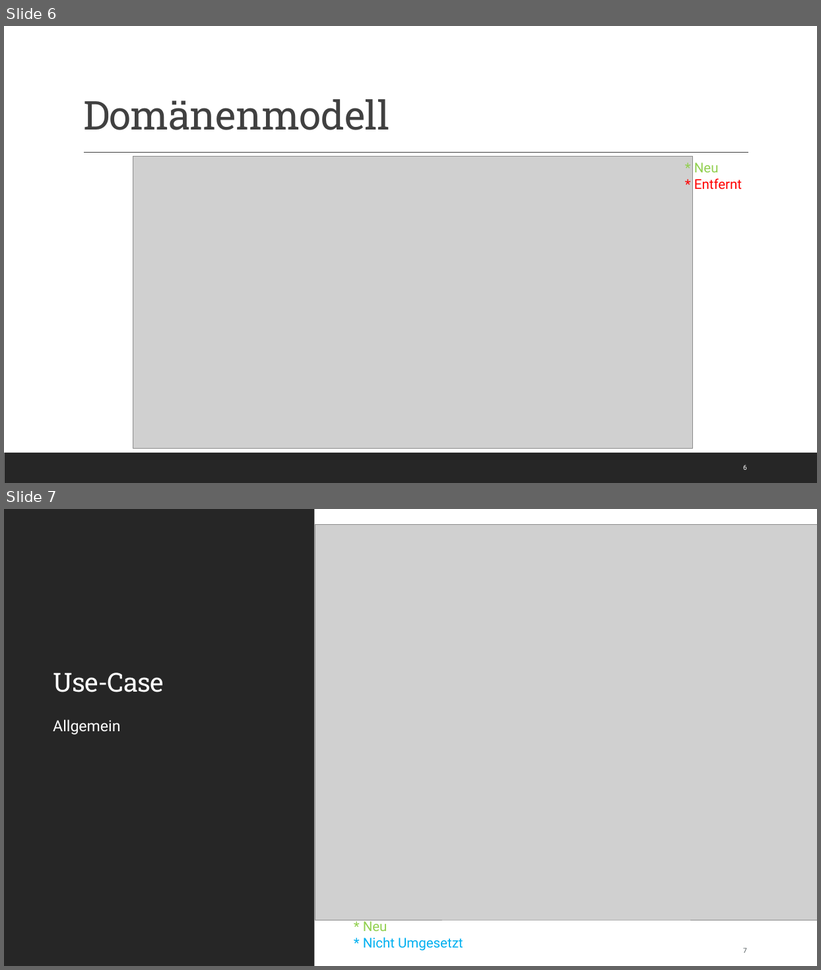
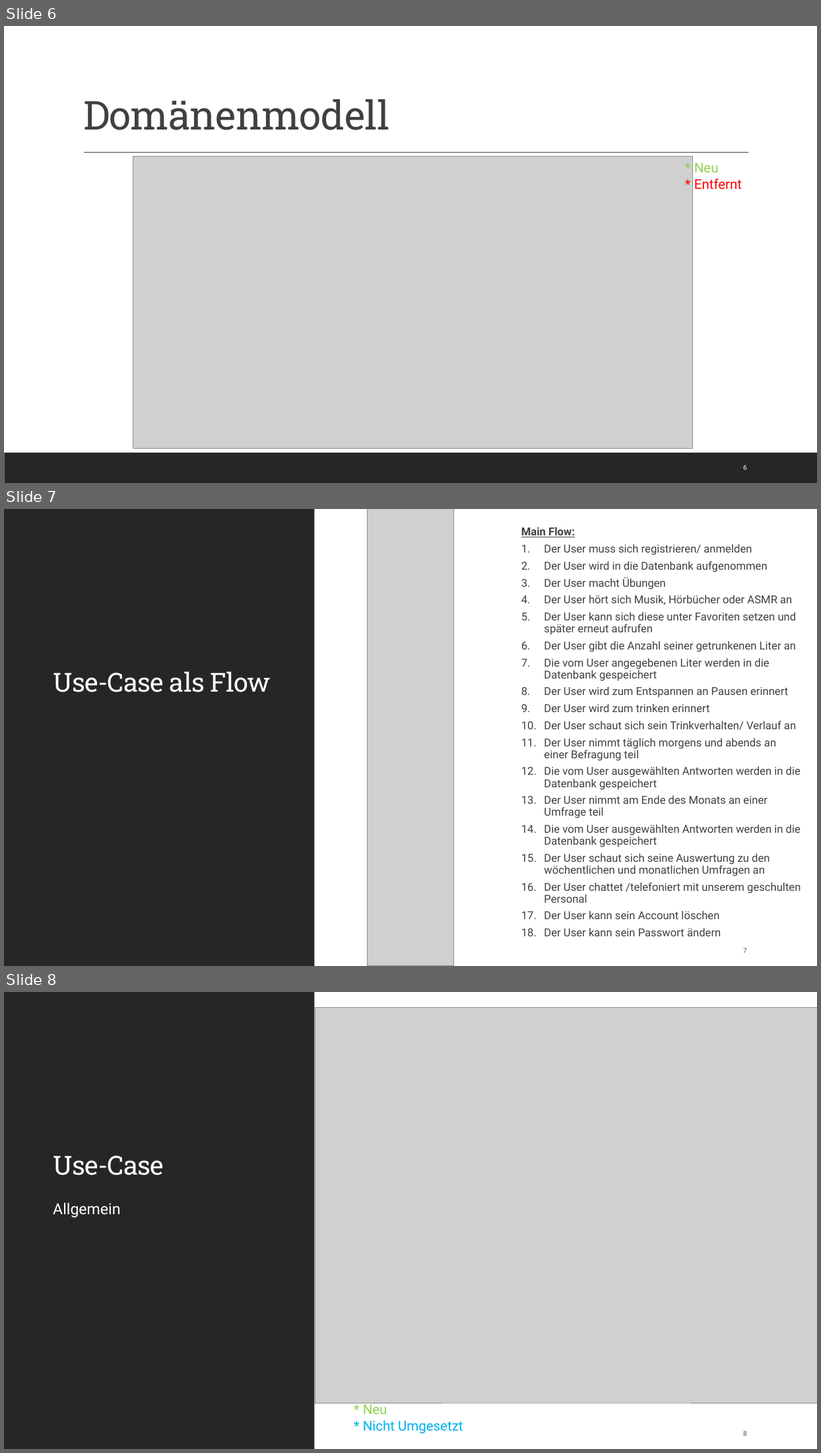
Before and after one commit to Kplacken/EPWS2020SerttasPlackenhohn, a slide deck: Audits/Audit 4/WS2020_SerttasPlackenhohn_Audit4.pptx. Shown one above the other, each under a label of ours: slides 6 and 7 before the commit, slides 6, 7 and 8 after it. The pictures are 821x970 and 821x1453 pixels, drawn with LibreOffice and Linux fonts; fonts in the diff are those of the drawing; grey boxes stand for pictures. Boxes give left, top, right and bottom in pixels: in the first picture for what was removed or moved away, otherwise in the second. Text is boxed around its words. In the diff, an @@ line names an element or a change of style, - is before the commit and + after.

```diff
--- a/Audits/Audit 4/WS2020_SerttasPlackenhohn_Audit4.pptx
+++ b/Audits/Audit 4/WS2020_SerttasPlackenhohn_Audit4.pptx
@@ slide 7 added at (4, 509, 817, 966), background #FFFFFF; not listed: 1 template element that a slide beside it also shows @@
@@ picture added at (367, 509, 454, 966) @@
@@ text added at (521, 527, 801, 937), 13 pt, text #404040 @@
+Main Flow:
+1. Der User muss sich registrieren/ anmelden
+2. Der User wird in die Datenbank aufgenommen
+3. Der User macht Übungen
+4. Der User hört sich Musik, Hörbücher oder ASMR an
+5. Der User kann sich diese unter Favoriten setzen und später erneut aufrufen
+6. Der User gibt die Anzahl seiner getrunkenen Liter an
+7. Die vom User angegebenen Liter werden in die Datenbank gespeichert
+8. Der User wird zum Entspannen an Pausen erinnert
+9. Der User wird zum trinken erinnert
+10. Der User schaut sich sein Trinkverhalten/ Verlauf an
+11. Der User nimmt täglich morgens und abends an einer Befragung teil
+12. Die vom User ausgewählten Antworten werden in die Datenbank gespeichert
+13. Der User nimmt am Ende des Monats an einer Umfrage teil
+14. Die vom User ausgewählten Antworten werden in die Datenbank gespeichert
+15. Der User schaut sich seine Auswertung zu den wöchentlichen und monatlichen Umfragen an
+16. Der User chattet /telefoniert mit unserem geschulten Personal
+17. Der User kann sein Account löschen
+18. Der User kann sein Passwort ändern
@@ title added at (53, 671, 271, 692), 31 pt, text #FFFFFF @@
+Use-Case als Flow
@@ page number added at (743, 948, 747, 953), 8 pt, text #4A5356 @@
+7
@@ what was slide 7 is now slide 8 @@
@@ page number at (743, 1431, 747, 1436): text changed @@
-7
+8
```
Also in this commit, not shown: 1 other file.
